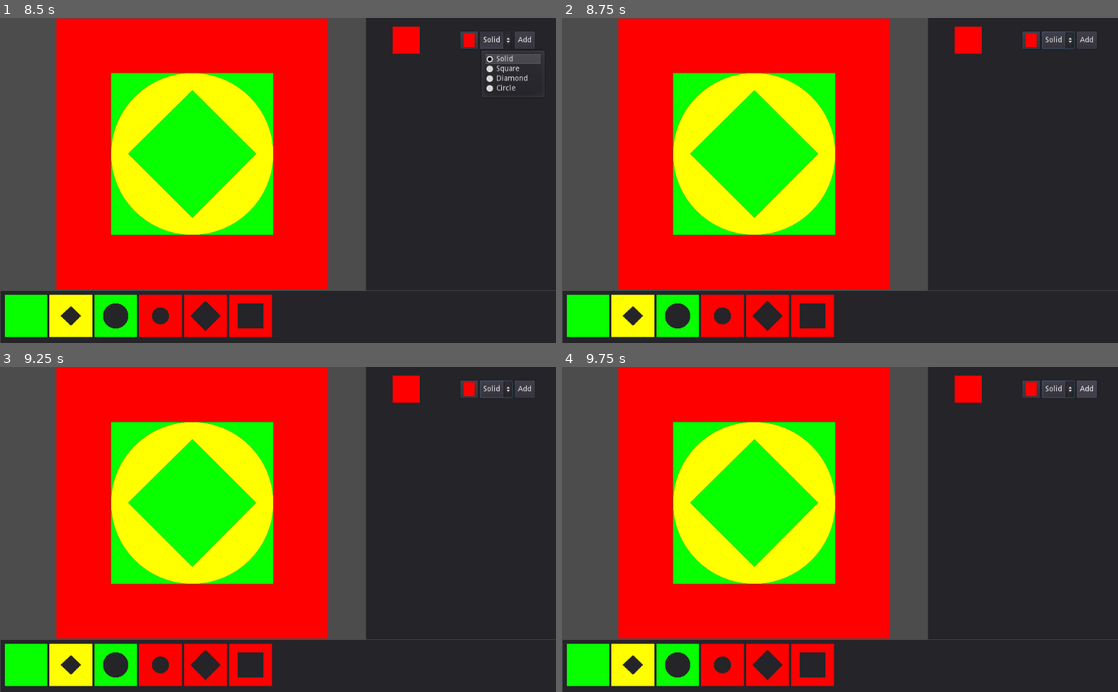
Above: before the commit, frames 1-4 (two rows, left to right).
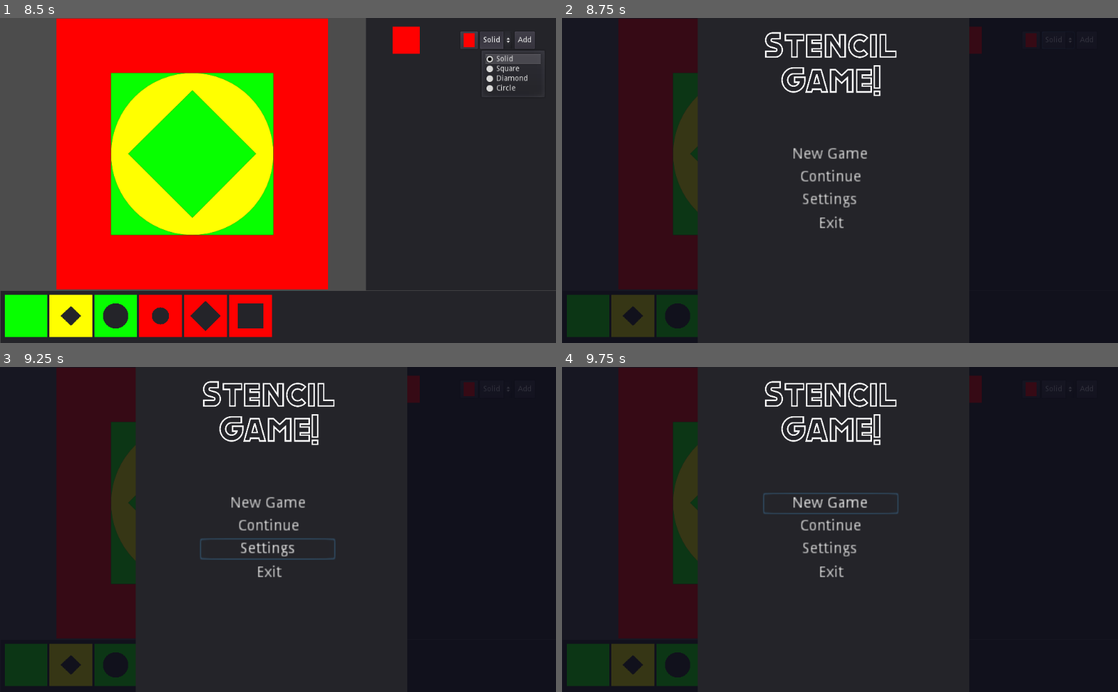
Above: after the commit, the same moments.

Repository: ianfabs/GodotStencils
Game: Godot game, scene res://Stage.tscn
Two runs of this game, one before a commit and one after it. Both use one fixed random seed, a clock stepped at 60 frames per second and the inputs below.
Inputs (mouse positions are in pixels of both pictures, inside the frame that each line leads up to):
- Up to frame 1 (8.5 s): click "Add" at 0.5 s; click "Solid" at 1.25 s; click "Solid" at 2 s; click "Add" at 2.75 s; click "Solid" at 3.5 s; click "Add" at 4.25 s; tap Enter at 5, 6.5, 8 s; tap Space at 5.75, 7.25 s
- Up to frame 2 (8.75 s): tap Escape (ui_cancel) at 8.65 s
- Up to frame 3 (9.25 s): click (266, 549) at 8.75 s, where only the run after the commit has a clickable "Settings"
- Up to frame 4 (9.75 s): click "Add" (after the commit: "New Game") at 9.5 s

Frame 1 is identical in both runs. In frame 2, 61% of the frame differs, in the area x 0-100%, y 0-100%; in frame 3, 61%; in frame 4, 61%.

Commit message:
add main menu and pause menu functionality

Diff:
--- /dev/null
+++ b/MainMenu.gd
@@ -0,0 +1,26 @@
+extends Control
+
+
+# Declare member variables here. Examples:
+# var a = 2
+# var b = "text"
+
+
+# Called when the node enters the scene tree for the first time.
+func _ready():
+	pass # Replace with function body.
+
+
+# Called every frame. 'delta' is the elapsed time since the previous frame.
+#func _process(delta):
+#	pass
+
+
+func _on_Quit_pressed():
+	$ConfirmQuit.popup()
+
+
+func _on_Confirm_Yes_pressed(): get_tree().quit()
+
+
+func _on_Confirm_No_pressed(): $ConfirmQuit.hide()
--- /dev/null
+++ b/MainMenu.tscn
@@ -0,0 +1,118 @@
+[gd_scene load_steps=4 format=2]
+
+[ext_resource path="res://assets/Logo.png" type="Texture" id=1]
+[ext_resource path="res://MainMenu.gd" type="Script" id=2]
+
+[sub_resource type="CanvasItemMaterial" id=1]
+
+[node name="MainMenu" type="Control"]
+anchor_right = 1.0
+anchor_bottom = 1.0
+script = ExtResource( 2 )
+
+[node name="ColorRect" type="ColorRect" parent="."]
+material = SubResource( 1 )
+margin_right = 1031.0
+margin_bottom = 602.0
+color = Color( 0.0509804, 0.0509804, 0.101961, 0.827451 )
+
+[node name="Background" type="VideoPlayer" parent="."]
+visible = false
+margin_right = 1027.0
+margin_bottom = 600.0
+
+[node name="Menu" type="Panel" parent="."]
+margin_left = 250.0
+margin_right = 750.0
+margin_bottom = 600.0
+
+[node name="TextureRect" type="TextureRect" parent="Menu"]
+margin_left = 64.0
+margin_top = 21.0
+margin_right = 429.0
+margin_bottom = 148.0
+texture = ExtResource( 1 )
+expand = true
+
+[node name="Button" type="Button" parent="Menu"]
+margin_left = 120.0
+margin_top = 232.0
+margin_right = 245.0
+margin_bottom = 252.0
+rect_scale = Vector2( 2, 2 )
+text = "New Game"
+flat = true
+
+[node name="Button2" type="Button" parent="Menu"]
+margin_left = 120.0
+margin_top = 274.0
+margin_right = 245.0
+margin_bottom = 294.0
+rect_scale = Vector2( 2, 2 )
+text = "Continue"
+flat = true
+
+[node name="Button3" type="Button" parent="Menu"]
+margin_left = 118.0
+margin_top = 316.0
+margin_right = 243.0
+margin_bottom = 336.0
+rect_scale = Vector2( 2, 2 )
+text = "Settings"
+flat = true
+
+[node name="Quit" type="Button" parent="Menu"]
+margin_left = 121.0
+margin_top = 360.0
+margin_right = 246.0
+margin_bottom = 380.0
+rect_scale = Vector2( 2, 2 )
+text = "Exit"
+flat = true
+
+[node name="ConfirmQuit" type="PopupDialog" parent="."]
+margin_left = 387.0
+margin_top = 182.0
+margin_right = 606.0
+margin_bottom = 321.0
+
+[node name="CenterContainer" type="CenterContainer" parent="ConfirmQuit"]
+margin_right = 217.0
+margin_bottom = 132.0
+
+[node name="VBoxContainer" type="VBoxContainer" parent="ConfirmQuit/CenterContainer"]
+margin_left = 40.0
+margin_top = 38.0
+margin_right = 176.0
+margin_bottom = 93.0
+
+[node name="Label" type="Label" parent="ConfirmQuit/CenterContainer/VBoxContainer"]
+margin_right = 136.0
+margin_bottom = 31.0
+text = "Are you sure
+you want to quit?"
+align = 1
+valign = 1
+uppercase = true
+
+[node name="HBoxContainer" type="HBoxContainer" parent="ConfirmQuit/CenterContainer/VBoxContainer"]
+margin_top = 35.0
+margin_right = 136.0
+margin_bottom = 55.0
+alignment = 1
+
+[node name="Yes" type="Button" parent="ConfirmQuit/CenterContainer/VBoxContainer/HBoxContainer"]
+margin_left = 34.0
+margin_right = 68.0
+margin_bottom = 20.0
+text = "Yes"
+
+[node name="No" type="Button" parent="ConfirmQuit/CenterContainer/VBoxContainer/HBoxContainer"]
+margin_left = 72.0
+margin_right = 102.0
+margin_bottom = 20.0
+text = "No"
+
+[connection signal="pressed" from="Menu/Quit" to="." method="_on_Quit_pressed"]
+[connection signal="pressed" from="ConfirmQuit/CenterContainer/VBoxContainer/HBoxContainer/Yes" to="." method="_on_Confirm_Yes_pressed"]
+[connection signal="pressed" from="ConfirmQuit/CenterContainer/VBoxContainer/HBoxContainer/No" to="." method="_on_Confirm_No_pressed"]
--- a/Stage.gd
+++ b/Stage.gd
@@ -9,6 +9,8 @@
 var new_stencil_shape
 
 var stencils = Array()
+
+var menuShown = false
 
 # Called when the node enters the scene tree for the first time.
 func _ready():
@@ -25,8 +27,11 @@
 
 # Called every frame. 'delta' is the elapsed time since the previous frame.
 func _process(delta):
-	pass
-#	$UI/Footer/Stencils/TextureButton.
+	if Input.is_action_just_pressed("ui_cancel"):
+		menuShown = !menuShown
+		if menuShown: $Menu/MainMenu.show()
+		else: $Menu/MainMenu.hide()
+
 
 func _on_OptionButton_item_selected(index):
 	match index:
--- a/Stage.tscn
+++ b/Stage.tscn
@@ -1,10 +1,11 @@
-[gd_scene load_steps=11 format=2]
+[gd_scene load_steps=12 format=2]
 
 [ext_resource path="res://CustomStencil.tscn" type="PackedScene" id=1]
 [ext_resource path="res://UI.gd" type="Script" id=2]
 [ext_resource path="res://Stage.gd" type="Script" id=3]
 [ext_resource path="res://CustomStencil.gdshader" type="Shader" id=4]
 [ext_resource path="res://StencilButton.tscn" type="PackedScene" id=5]
+[ext_resource path="res://MainMenu.tscn" type="PackedScene" id=6]
 
 [sub_resource type="ViewportTexture" id=9]
 viewport_path = NodePath("Stack/1/Viewport")
@@ -159,6 +160,12 @@
 type = "square"
 size = 2
 
+[node name="Menu" type="CanvasLayer" parent="."]
+layer = 2
+
+[node name="MainMenu" parent="Menu" instance=ExtResource( 6 )]
+visible = false
+
 [connection signal="color_changed" from="UI/Sidebar/HBoxContainer/ColorPickerButton" to="UI" method="_on_ColorPickerButton_color_changed"]
 [connection signal="item_selected" from="UI/Sidebar/HBoxContainer/OptionButton" to="UI" method="_on_OptionButton_item_selected"]
 [connection signal="pressed" from="UI/Sidebar/HBoxContainer/Button" to="." method="_on_Button_pressed"]
Binary file added: assets/Logo.png
Not shown, added: assets/Logo.png.import
